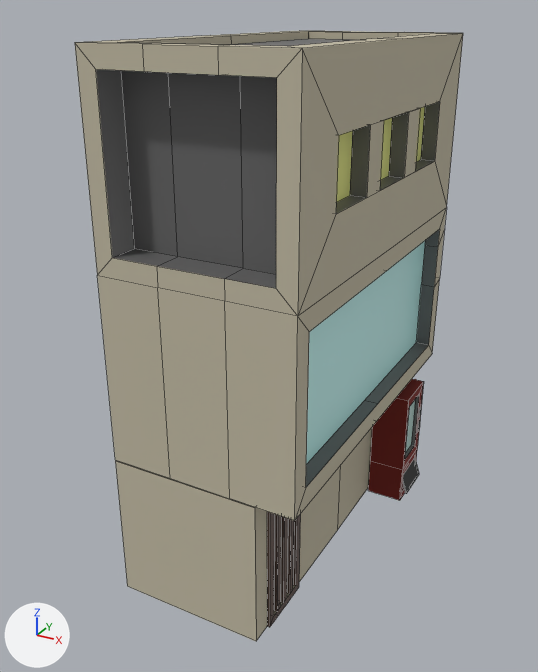
An edit to the Blender file BlenderModels/Edificios/Edificio3/edificop3.blend, drawn before and after from the same camera.
Camera for both pictures: a camera (50 mm lens) standing at (2.96, -5.83, 4.89) and looking at (-0.11, -0.26, 2.1). The lights are fixed; the arrows at lower left show +X, +Y and +Z. Mesh edges are drawn as thin lines.

In view in the first picture: 'edifico3'.
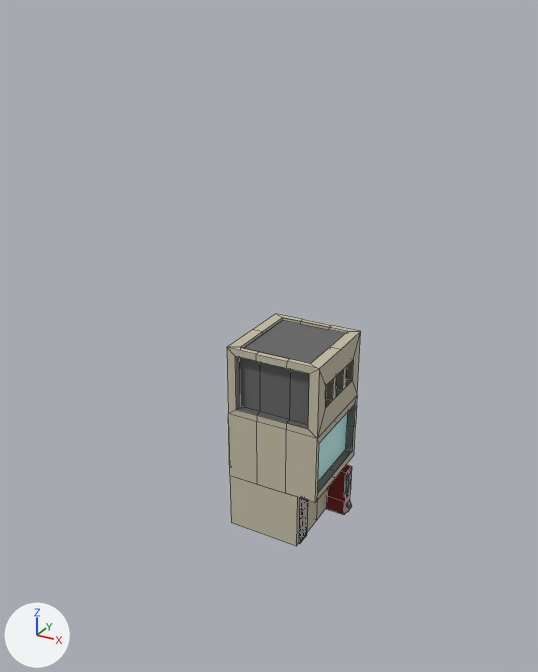
Changed parts and their boxes [x1, y1, x2, y2] in the pictures (538 x 672 px):
'edifico3', reshaped, rescaled (65% narrower, 62% shorter)
    before: [75, 31, 463, 641]
    after: [227, 314, 361, 546]
part 1 of me_cube, built on
    before: [338, 428, 372, 529]
    after: [228, 419, 327, 519]

What the commit changed:
me_cube is used by ob_edifico3; location (0.0, 0.0, 0.0); rotation (0.0, 0.0, 4.712), in degrees (0, 0, 270); scale (0.678, 0.678, 0.678).
me_cube had 341 vertices, 278 faces, 5 loose edges and spanned x -2.62..2.61, y -1.12..1.53, z 0.06..6.91.
me_cube now has 345 vertices, 288 faces, 5 loose edges and spans x -2.62..2.61, y -1.19..1.53, z 0.06..6.91.
Part 1, on me_cube:
12 vertices are removed from x -2.32..2.61, y -1.12..0.88, z 2.06.
13 faces are deleted.
8 vertices are added at x -2.09..2.4, y -1.19, z 2.26..4.24.
8 new vertices lie (0.0, 0.14, 0.0) away from vertices in x -2.09..2.4, y -1.19, z 2.26..4.24.
8 new faces join them, mat_detalles_oscuros (dark grey #666666).
14 new faces join them, mat_edifico (light grey #c5bea7).
1 new face joins them, mat_ventanas (cyan #c8fffc).
Object 'edifico3' (ob_edifico3) is rescaled from (0.678, 0.678, 0.678) to (0.191, 0.378, 0.292).
